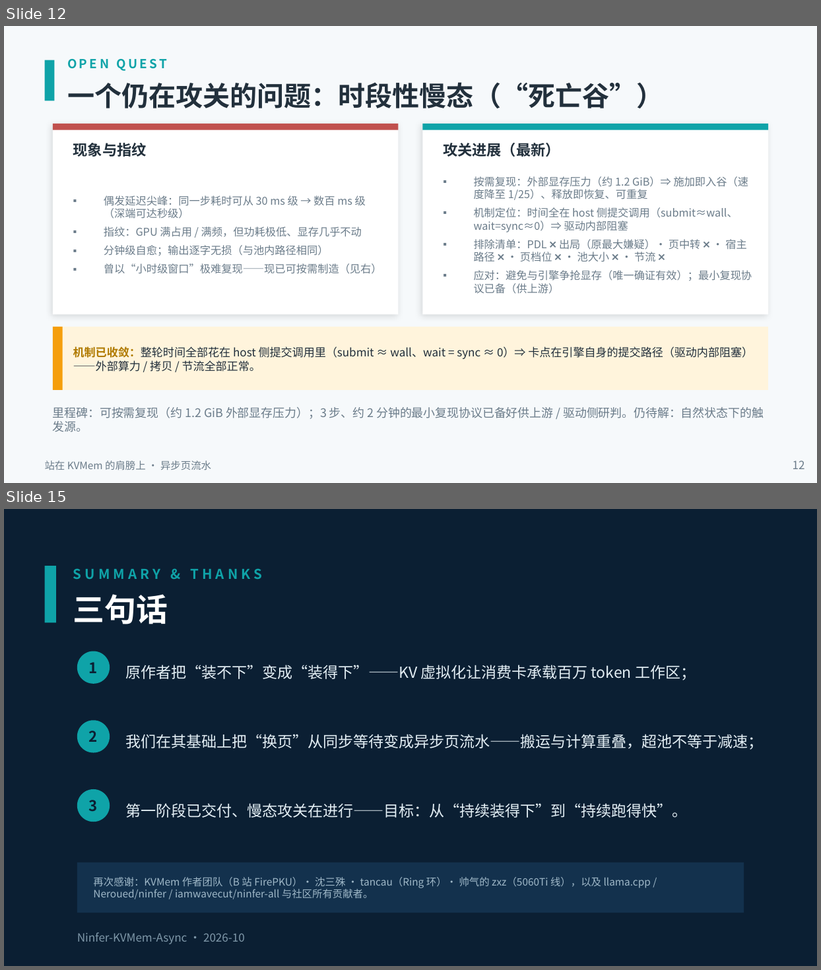
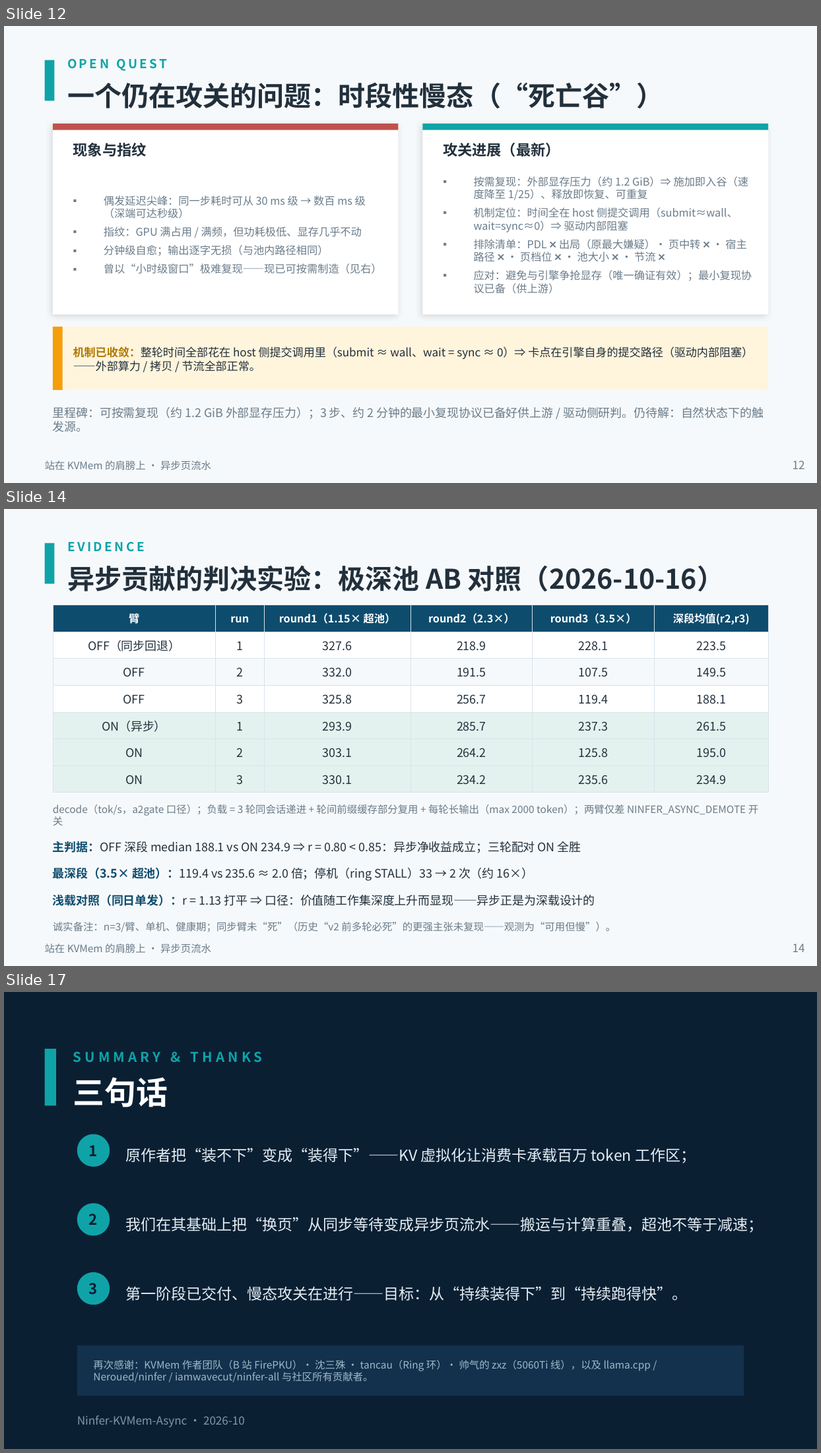
Before and after one commit to paicat1/Ninfer-KVMem-Async, a slide deck: docs/异步页流水-技术说明.pptx. Shown one above the other, each under a label of ours: slides 12 and 15 before the commit, slides 12, 14 and 17 after it; the slides between them are not shown. The pictures are 821x970 and 821x1453 pixels, drawn with LibreOffice and Linux fonts; fonts in the diff are those of the drawing. Boxes give left, top, right and bottom in pixels: in the first picture for what was removed or moved away, otherwise in the second. Text is boxed around its words. In the diff, an @@ line names an element or a change of style, - is before the commit and + after.

```diff
--- a/docs/异步页流水-技术说明.pptx
+++ b/docs/异步页流水-技术说明.pptx
@@ slide 14 added at [4, 509, 817, 966], background #F6F9FB @@
@@ rectangle added at [45, 543, 54, 584], fill #0FA3A8 @@
@@ text added at [67, 542, 145, 552], 11 pt, text #0FA3A8, bold @@
+EVIDENCE
@@ text added at [67, 565, 725, 591], 24 pt, text #22303C, bold @@
+异步贡献的判决实验：极深池 AB 对照（2026-10-16）
@@ table added at [53, 605, 768, 787], 7 rows, 6 columns @@
+臂 | run | round1（1.15× 超池） | round2（2.3×） | round3（3.5×） | 深段均值(r2,r3)
+OFF（同步回退） | 1 | 327.6 | 218.9 | 228.1 | 223.5
+OFF | 2 | 332.0 | 191.5 | 107.5 | 149.5
+OFF | 3 | 325.8 | 256.7 | 119.4 | 188.1
+ON（异步） | 1 | 293.9 | 285.7 | 237.3 | 261.5
+ON | 2 | 303.1 | 264.2 | 125.8 | 195.0
+ON | 3 | 330.1 | 234.2 | 235.6 | 234.9
@@ text added at [53, 805, 758, 826], 9 pt, text #6B7C8A @@
+decode（tok/s，a2gate 口径）；负载 = 3 轮同会话递进 + 轮间前缀缓存部分复用 + 每轮长输出（max 2000 token）；两臂仅差 NINFER_ASYNC_DEMOTE 开关
@@ text added at [53, 841, 582, 854], 10.5 pt, text #22303C @@
+主判据：OFF 深段 median 188.1 vs ON 234.9 ⇒ r = 0.80 < 0.85：异步净收益成立；三轮配对 ON 全胜
@@ text added at [53, 867, 534, 881], 10.5 pt, text #22303C @@
+最深段（3.5× 超池）：119.4 vs 235.6 ≈ 2.0 倍；停机（ring STALL）33 → 2 次（约 16×）
@@ text added at [53, 894, 595, 906], 10.5 pt, text #22303C @@
+浅载对照（同日单发）：r = 1.13 打平 ⇒ 口径：价值随工作集深度上升而显现——异步正是为深载设计的
@@ text added at [53, 922, 616, 933], 9 pt, text #6B7C8A @@
+诚实备注：n=3/臂、单机、健康期；同步臂未“死”（历史“v2 前多轮必死”的更强主张未复现——观测为“可用但慢”）。
@@ text added at [45, 944, 211, 953], 9 pt, text #6B7C8A @@
+站在 KVMem 的肩膀上 · 异步页流水
@@ text added at [793, 944, 805, 953], 10 pt, text #6B7C8A @@
+14
@@ what was slide 15 is now slide 17 @@
```
Also in this commit, not shown: 4 slides changed, 1 other slide added, 3 other files.
